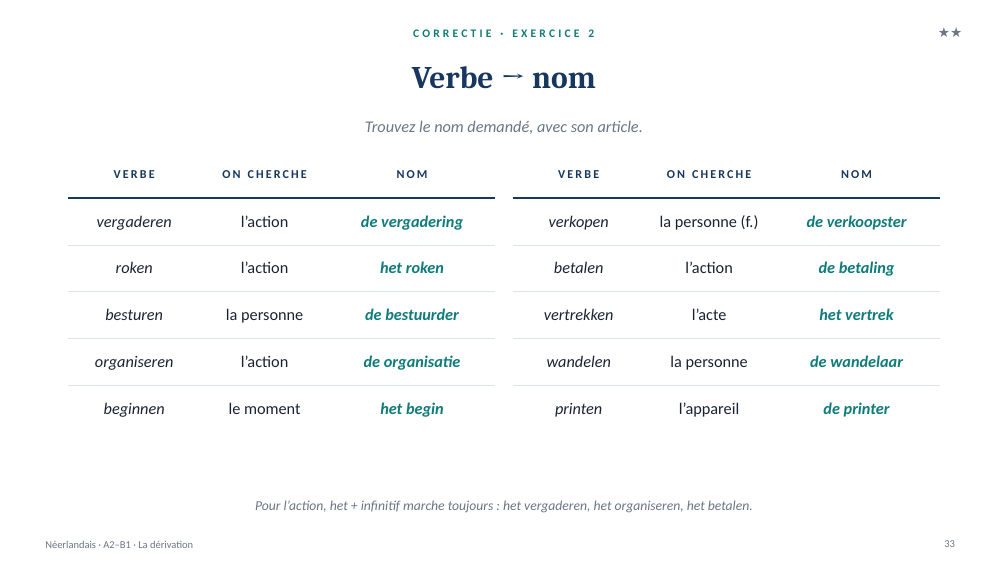
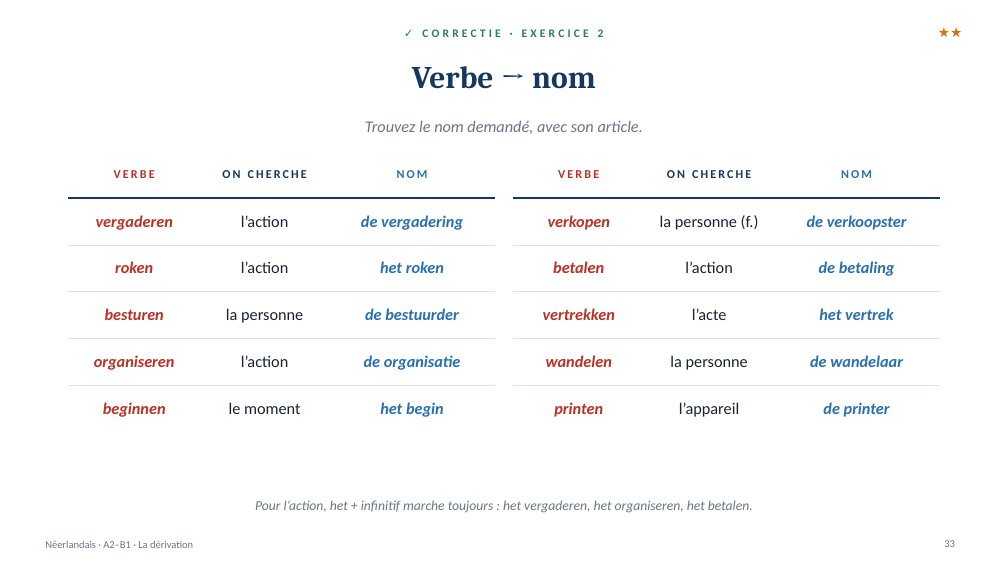
Before and after one commit to ajouniaux/talenleren, a slide deck: slide 33 of neerlandais1/powerpoints/Afleiding_La_derivation.pptx. Drawn at 1008x567 pixels with LibreOffice and Linux fonts; fonts in the diff are those of the drawing. Boxes give left, top, right and bottom in pixels: in the first picture for what was removed or moved away, otherwise in the second. Text is boxed around its words. In the diff, an @@ line names an element or a change of style, - is before the commit and + after.

```diff
--- a/neerlandais1/powerpoints/Afleiding_La_derivation.pptx
+++ b/neerlandais1/powerpoints/Afleiding_La_derivation.pptx
@@ text at (x1=422, y1=29, x2=604, y2=37): text changed; text colour #0F7B7A to #2E7D4F @@
-CORRECTIE · EXERCICE 2
+✓ CORRECTIE · EXERCICE 2
@@ text "★★" at (x1=862, y1=21, x2=963, y2=44): text colour #6B7686 to #D9700F @@
@@ table at (x1=68, y1=151, x2=495, y2=421) @@
@@ text colour #17375E to #B83227 in "VERBE" @@
@@ text colour #17375E to #2A6FB0 in "NOM" @@
@@ text colour #1B2333 to #B83227, bold on in "vergaderen", "roken", "besturen", "organiseren" and 1 more places @@
@@ text colour #0F7B7A to #2A6FB0 in "de vergadering", "het roken", "de bestuurder", "de organisatie" and 1 more places @@
@@ table at (x1=513, y1=151, x2=940, y2=421) @@
@@ text colour #17375E to #B83227 in "VERBE" @@
@@ text colour #17375E to #2A6FB0 in "NOM" @@
@@ text colour #1B2333 to #B83227, bold on in "verkopen", "betalen", "vertrekken", "wandelen" and 1 more places @@
@@ text colour #0F7B7A to #2A6FB0 in "de verkoopster", "de betaling", "het vertrek", "de wandelaar" and 1 more places @@
```
Also in this commit, not shown: 53 other slides changed, 3 other files.
